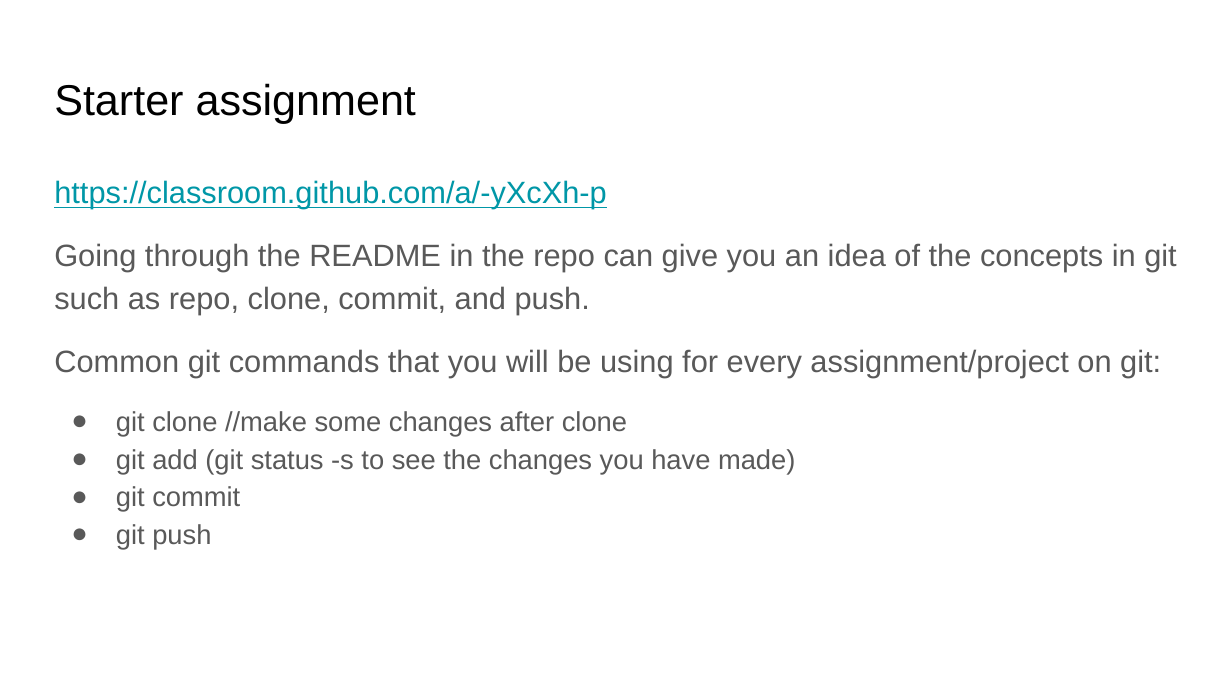
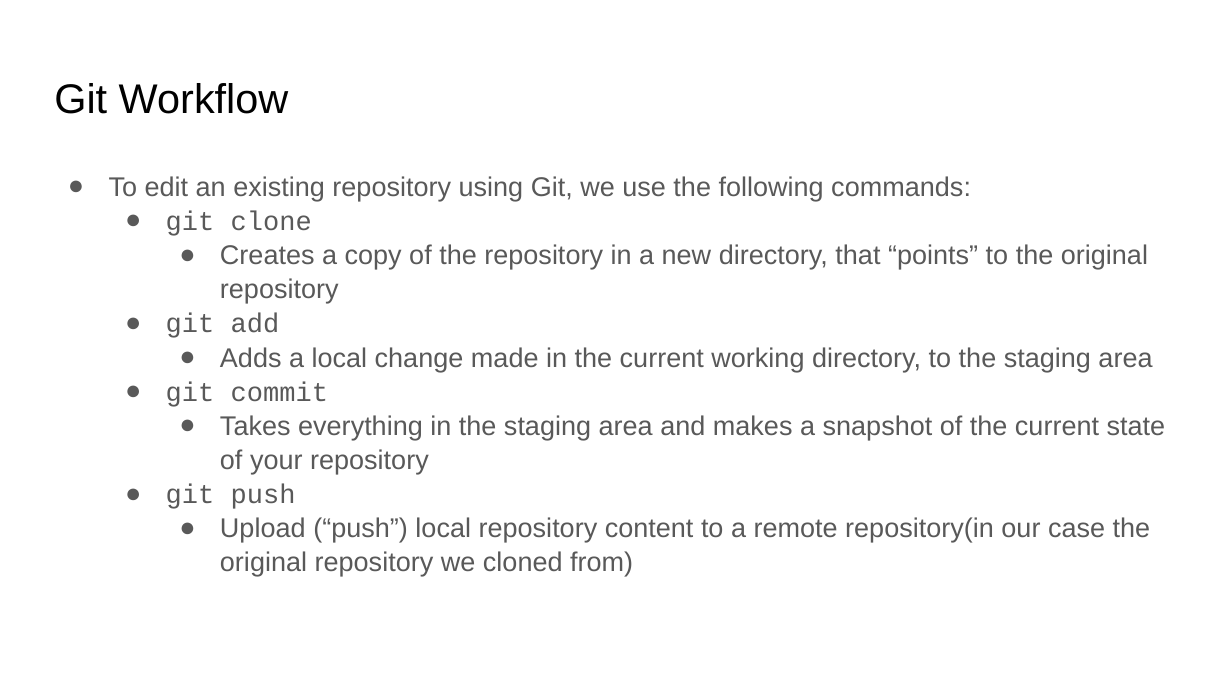
Before and after one commit to umass-cs-326/umass-cs-326.github.io, a slide deck: slide 9 of docs/04-labs/01-git-basics/01-git-basics.pptx. Drawn at 1232x693 pixels with LibreOffice and Linux fonts; fonts in the diff are those of the drawing. Boxes give left, top, right and bottom in pixels: in the first picture for what was removed or moved away, otherwise in the second. Text is boxed around its words. In the diff, an @@ line names an element or a change of style, - is before the commit and + after.

```diff
--- a/docs/04-labs/01-git-basics/01-git-basics.pptx
+++ b/docs/04-labs/01-git-basics/01-git-basics.pptx
@@ title at [54, 83, 289, 114]: text changed; size 25.2 to 24.2 pt @@
-Starter assignment
+Git Workflow
@@ text at [109, 176, 1152, 372]: text changed; size 18 to 15.8 pt @@
-https://classroom.github.com/a/-yXcXh-p
-Going through the README in the repo can give you an idea of the concepts in git such as repo, clone, commit, and push.
-Common git commands that you will be using for every assignment/project on git:
-● git clone //make some changes after clone
-● git add (git status -s to see the changes you have made)
+● To edit an existing repository using Git, we use the following commands:
+  ● git clone
+    ● Creates a copy of the repository in a new directory, that “points” to the original repository
+  ● git add
+    ● Adds a local change made in the current working directory, to the staging area
@@ text at [166, 382, 328, 509]: size 16 to 15.8 pt, font Arial to Courier New in "git commit", "git push"; list level 1 to 2 in "git commit"; line spacing 1.15 to 1.05; list level 1 to 2 in "git push" @@
@@ text at [220, 415, 1166, 474]: paragraph added @@
+    ● Takes everything in the staging area and makes a snapshot of the current state of your repository
@@ text at [220, 517, 1151, 576]: paragraph added @@
+    ● Upload (“push”) local repository content to a remote repository(in our case the original repository we cloned from)
```
Also in this commit, not shown: 7 other slides changed, 1 slide added, 1 slide removed.
